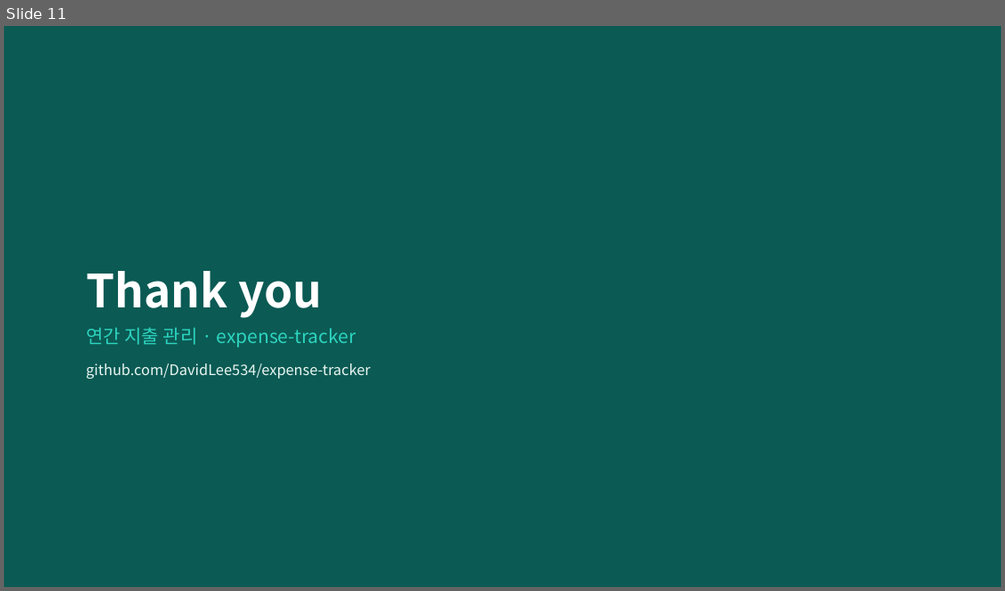
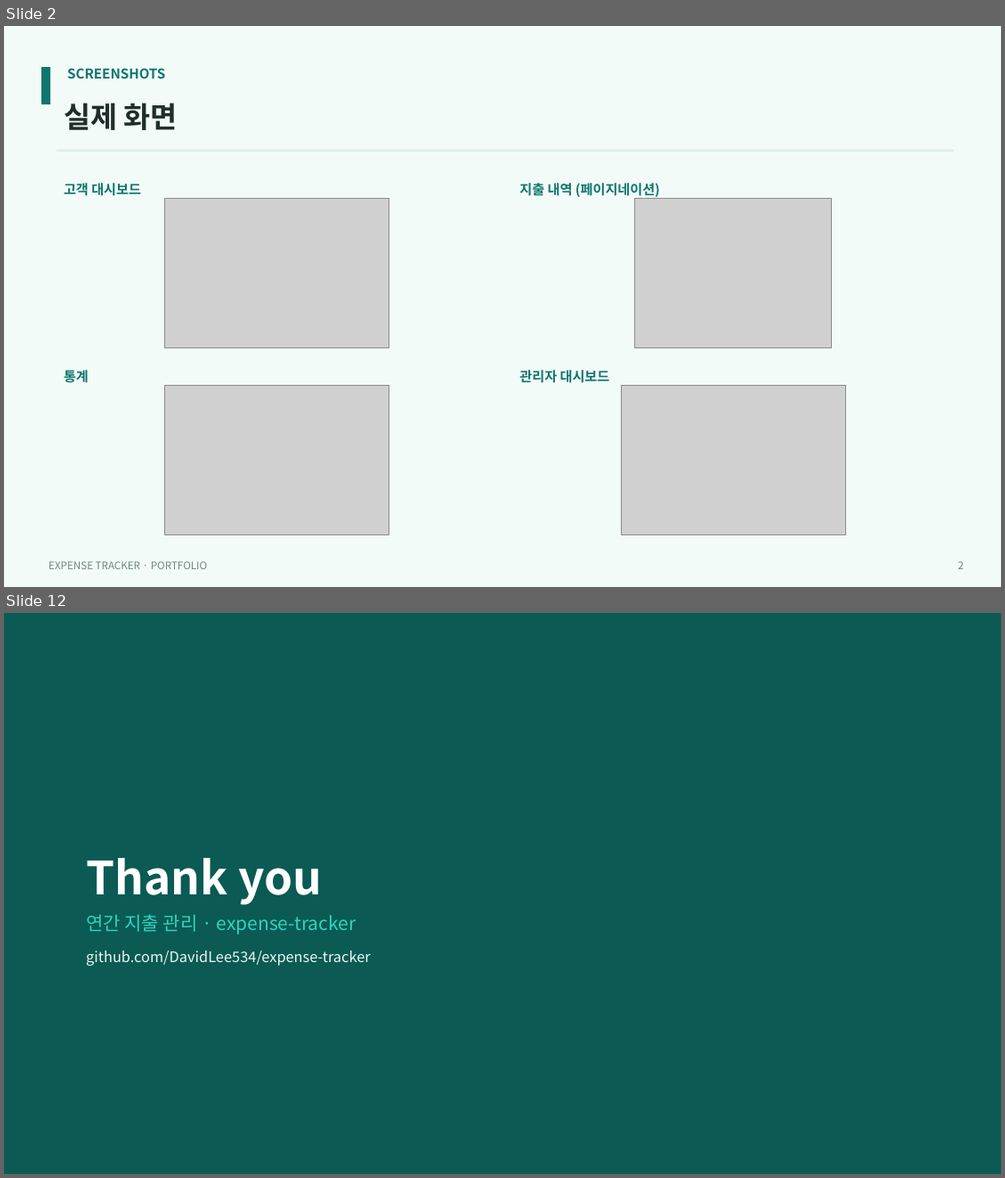
Before and after one commit to DavidLee534/expense-tracker, a slide deck: portfolio/expense-tracker-portfolio.pptx. Shown one above the other, each under a label of ours: slide 11 before the commit, slides 2 and 12 after it; the slides between them are not shown. The pictures are 1005x591 and 1005x1178 pixels, drawn with LibreOffice and Linux fonts; fonts in the diff are those of the drawing; grey boxes stand for pictures. Boxes give left, top, right and bottom in pixels: in the first picture for what was removed or moved away, otherwise in the second. Text is boxed around its words. In the diff, an @@ line names an element or a change of style, - is before the commit and + after.

```diff
--- a/portfolio/expense-tracker-portfolio.pptx
+++ b/portfolio/expense-tracker-portfolio.pptx
@@ slide 2 added at <box>4,26,1001,587</box>, background #F3FBF8 @@
@@ rectangle added at <box>41,67,50,104</box>, fill #0F766E @@
@@ text added at <box>67,68,165,79</box>, 13 pt, text #0F766E, bold @@
+SCREENSHOTS
@@ text added at <box>64,103,177,130</box>, 28 pt, text #1F2E2A, bold @@
+실제 화면
@@ rectangle added at <box>57,150,954,151</box>, fill #DCEEE7 @@
@@ text added at <box>64,183,141,196</box>, 13 pt, text #0F766E, bold @@
+고객 대시보드
@@ text added at <box>519,183,660,199</box>, 13 pt, text #0F766E, bold @@
+지출 내역 (페이지네이션)
@@ picture added at <box>165,198,389,347</box> @@
@@ picture added at <box>635,198,832,347</box> @@
@@ text added at <box>64,370,89,383</box>, 13 pt, text #0F766E, bold @@
+통계
@@ text added at <box>519,370,610,383</box>, 13 pt, text #0F766E, bold @@
+관리자 대시보드
@@ picture added at <box>165,385,389,534</box> @@
@@ picture added at <box>621,385,845,534</box> @@
@@ text added at <box>48,561,207,569</box>, 10 pt, text #6E8880 @@
+EXPENSE TRACKER · PORTFOLIO
@@ text added at <box>958,561,963,569</box>, 10 pt, text #6E8880 @@
+2
@@ what was slide 11 is now slide 12 @@
```
Also in this commit, not shown: 10 slides changed.
